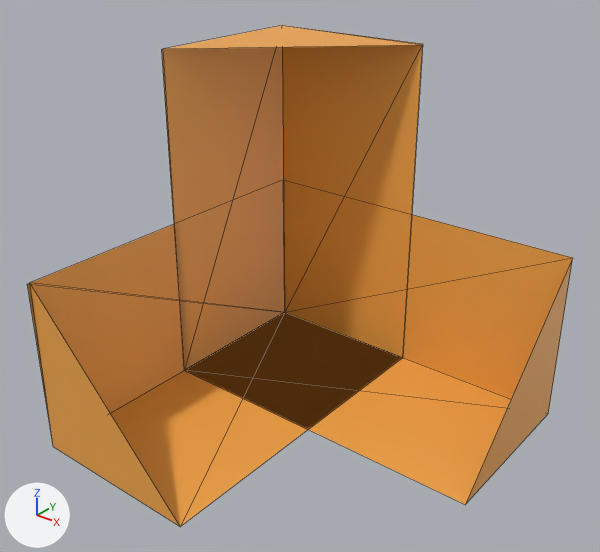
One commit to the glTF model models/seperated_blocks/r5c5_body_orange.gltf: the scene before it, then after it.
Both versions are drawn from a 50 mm camera at (2.39, -3.06, 1.84) aimed at (-0.03, -0.04, -0.03). The lights are fixed; the arrows at lower left show +X, +Y and +Z. Mesh edges are drawn as thin lines. Objects named as collision shapes, trigger or cutter boxes, shadow casters or lower levels of detail are left out. Where no turn or scale is listed for an object, it has been applied to the vertices. Vertices at the same position are counted once.

Names of what the first picture shows: 'r5c5_body_orange'.
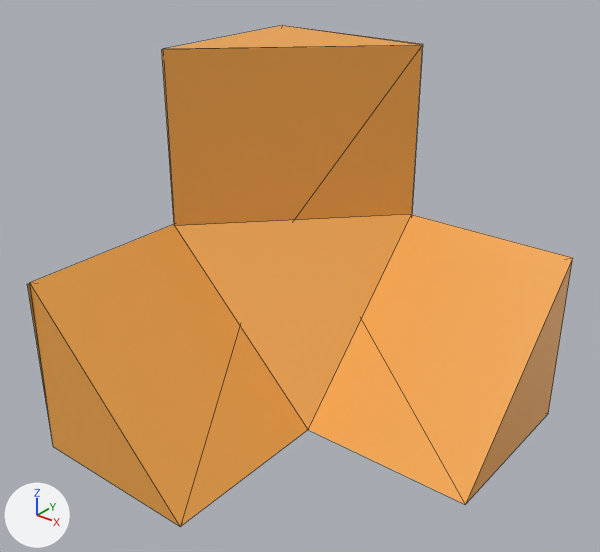
Changed parts and their boxes (x1, y1, x2, y2) in the pictures (600 x 552 px):
part 1 of me_cube_673, added (orange): after (30, 45, 573, 527)

Diff of the bpy script that builds the scene:
```diff
--- a/models/seperated_blocks/r5c5_body_orange.gltf.py
+++ b/models/seperated_blocks/r5c5_body_orange.gltf.py
@@ me_cube_673 @@
 # used by ob_r5c5_body_orange; location = (0.0, 0.0, 0.0)
-me_cube_673.from_pydata(...)  # 21 vertices, 20 faces; spans x -1.0..1.0, y -1.0..1.0, z -1.0..1.0
+me_cube_673.from_pydata(...)  # 24 vertices, 29 faces; spans x -1.0..1.0, y -1.0..1.0, z -1.0..1.0
+# me_cube_673 part 1
+# 3 vertices are added at (0.0, 0.0, -1.0), (0.0, 1.0, 0.0), (-0.99, 0.0, -0.01)
+# 9 new faces join them
 me_cube_673.materials.append(mat_material_001)
```
